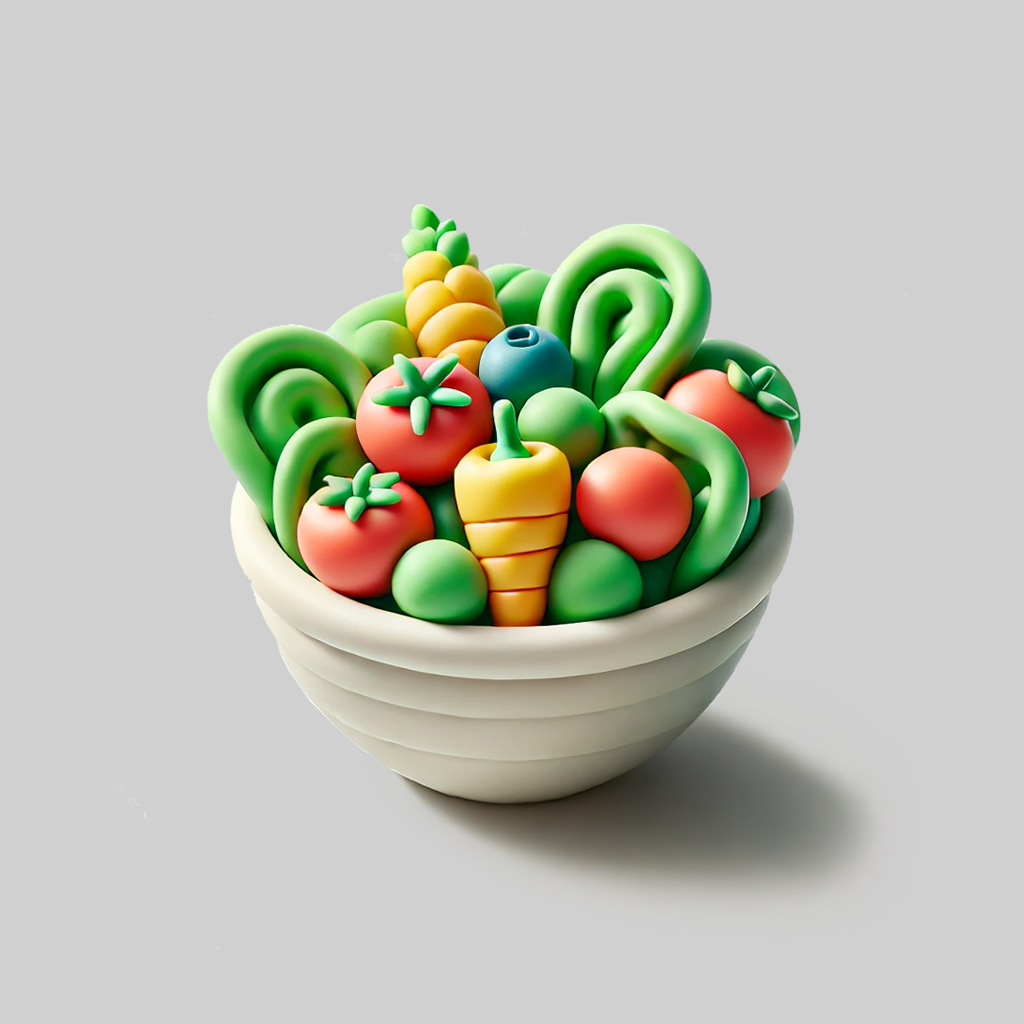
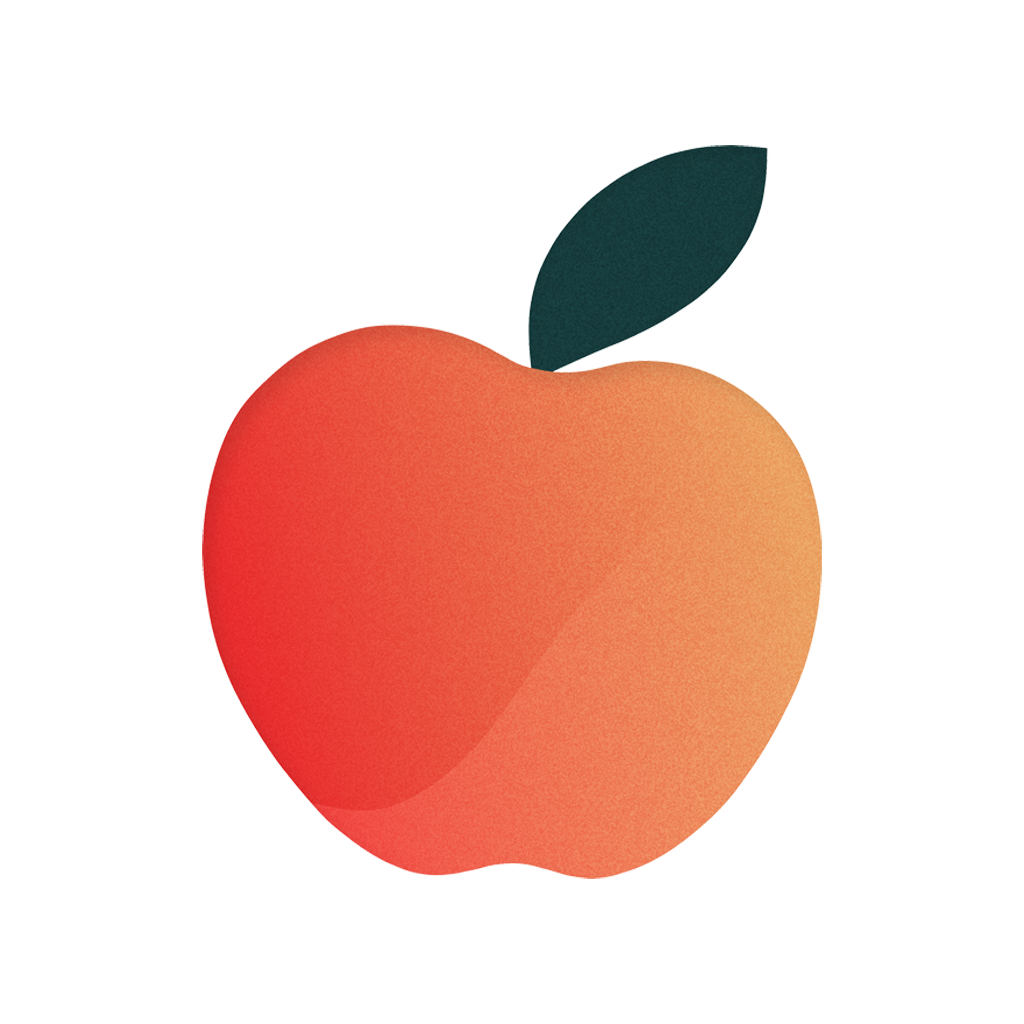
Before/after of a 1024x1024 layered artwork. What changed in the layer stack:
renamed "Item" to "Logo", painted on it over [112, 145, 930, 949]
removed layer "Background" over [0, 0, 1024, 1024]
